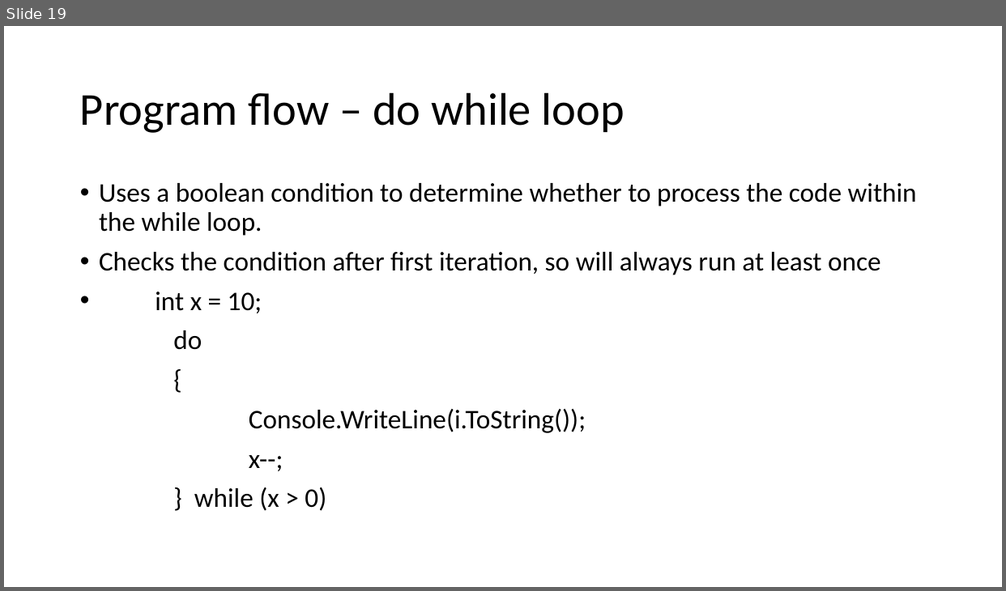
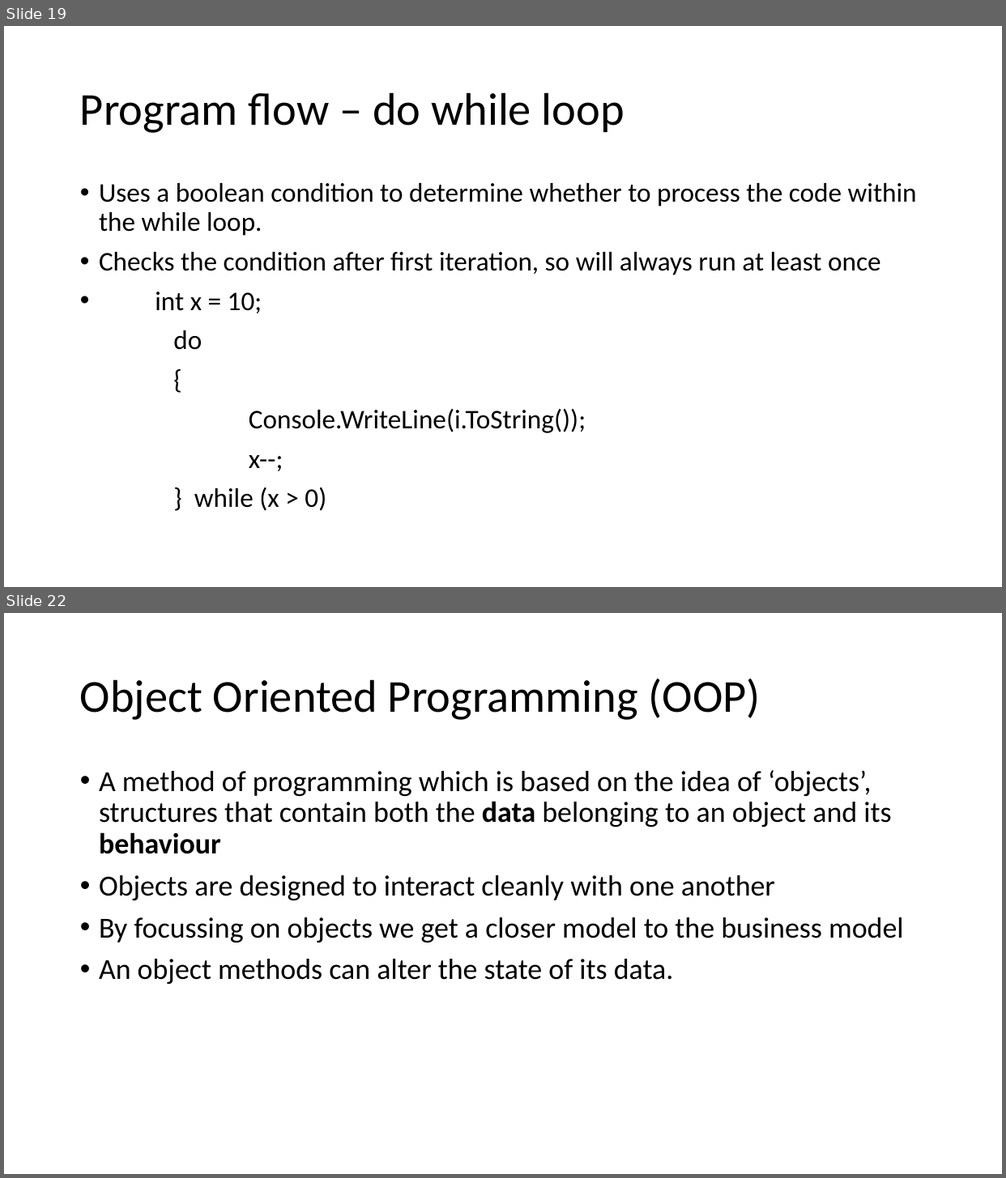
Before and after one commit to gavinhickford/Projects, a slide deck: Mentoring/Mentoring.pptx. Shown one above the other, each under a label of ours: slide 19 before the commit, slides 19 and 22 after it; the slides between them are not shown. The pictures are 1006x591 and 1006x1178 pixels, drawn with LibreOffice and Linux fonts; fonts in the diff are those of the drawing. Boxes give left, top, right and bottom in pixels: in the first picture for what was removed or moved away, otherwise in the second. Text is boxed around its words. In the diff, an @@ line names an element or a change of style, - is before the commit and + after.

```diff
--- a/Mentoring/Mentoring.pptx
+++ b/Mentoring/Mentoring.pptx
@@ slide 22 added at box(4, 613, 1002, 1174), background #FFFFFF @@
@@ title added at box(80, 679, 761, 720), 44 pt, text #000000 @@
+Object Oriented Programming (OOP)
@@ text added at box(99, 770, 904, 984), 28 pt, text #000000 @@
+• A method of programming which is based on the idea of ‘objects’, structures that contain both the data belonging to an object and its behaviour
+• Objects are designed to interact cleanly with one another
+• By focussing on objects we get a closer model to the business model
+• An object methods can alter the state of its data.
```
Also in this commit, not shown: 1 slide changed, 6 other slides added.
